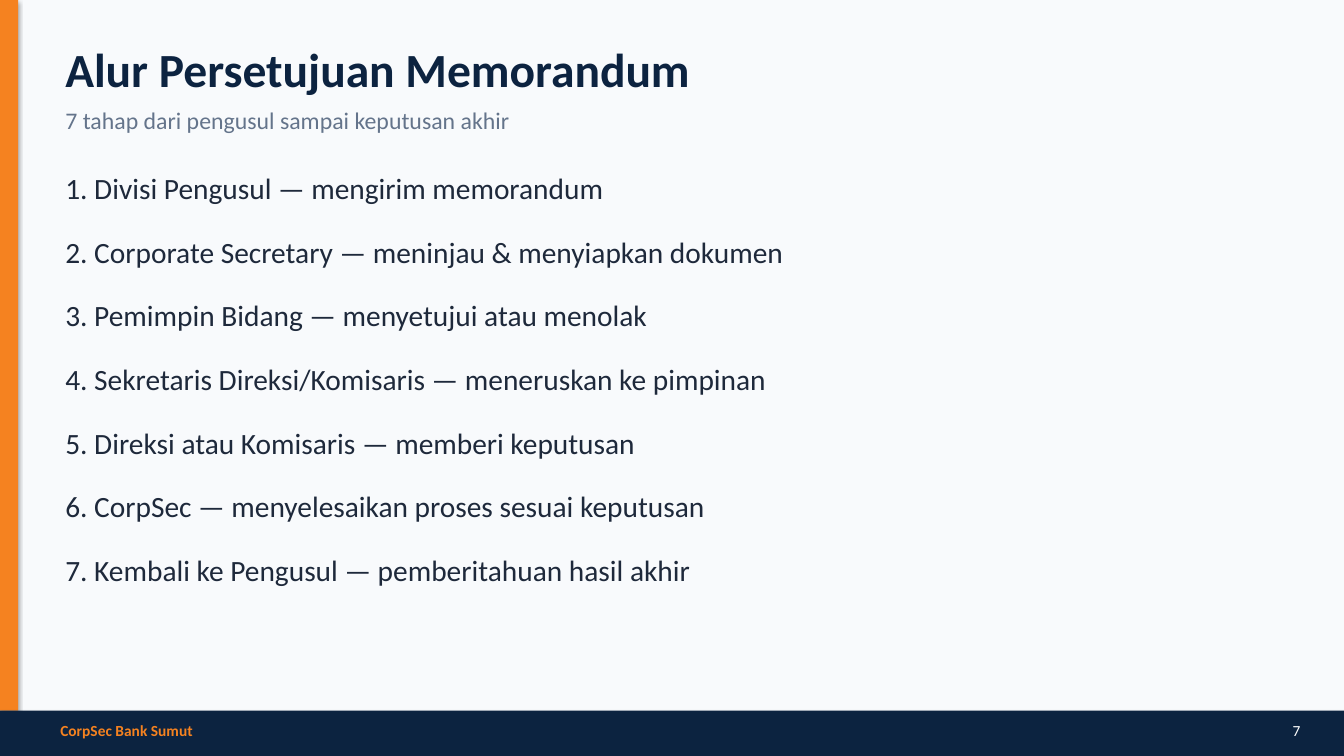
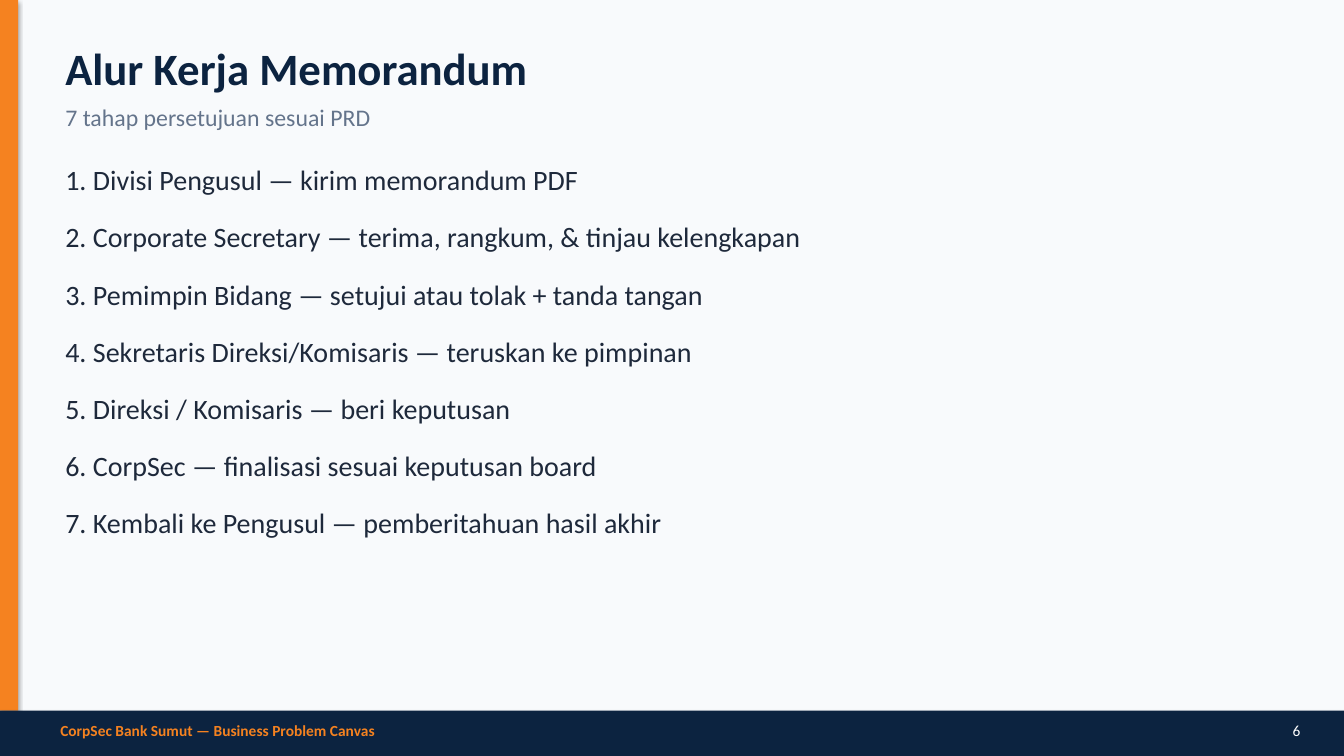
Before and after one commit to kelompok8ai/repo-day1-a, a slide deck: slide 6 of CorpSec-Bank-Sumut-Presentasi.pptx (slide 7 before the commit). Drawn at 1344x756 pixels with LibreOffice and Linux fonts; fonts in the diff are those of the drawing. Boxes give left, top, right and bottom in pixels: in the first picture for what was removed or moved away, otherwise in the second. Text is boxed around its words. In the diff, an @@ line names an element or a change of style, - is before the commit and + after.

```diff
--- a/CorpSec-Bank-Sumut-Presentasi.pptx
+++ b/CorpSec-Bank-Sumut-Presentasi.pptx
@@ text at (65,53,527,130): text changed @@
-Alur Persetujuan Memorandum
-7 tahap dari pengusul sampai keputusan akhir
+Alur Kerja Memorandum
+7 tahap persetujuan sesuai PRD
@@ text at (65,170,800,481): text changed; size 21 to 20 pt @@
-1. Divisi Pengusul — mengirim memorandum
-2. Corporate Secretary — meninjau & menyiapkan dokumen
-3. Pemimpin Bidang — menyetujui atau menolak
-4. Sekretaris Direksi/Komisaris — meneruskan ke pimpinan
-5. Direksi atau Komisaris — memberi keputusan
-6. CorpSec — menyelesaikan proses sesuai keputusan
+1. Divisi Pengusul — kirim memorandum PDF
+2. Corporate Secretary — terima, rangkum, & tinjau kelengkapan
+3. Pemimpin Bidang — setujui atau tolak + tanda tangan
+4. Sekretaris Direksi/Komisaris — teruskan ke pimpinan
+5. Direksi / Komisaris — beri keputusan
+6. CorpSec — finalisasi sesuai keputusan board
@@ text at (65,513,661,538): size 21 to 20 pt in "7. Kembali ke Pengusul — pemberitahuan hasil ..."; line spacing 1.25 to 1.2; less space between paragraphs @@
@@ text at (60,725,375,739): text changed @@
-CorpSec Bank Sumut
+CorpSec Bank Sumut — Business Problem Canvas
@@ text at (1293,725,1301,736): text changed @@
-7
+6
```
Also in this commit, not shown: 3 other slides changed, 6 slides added, 11 slides removed, 2 other files.
